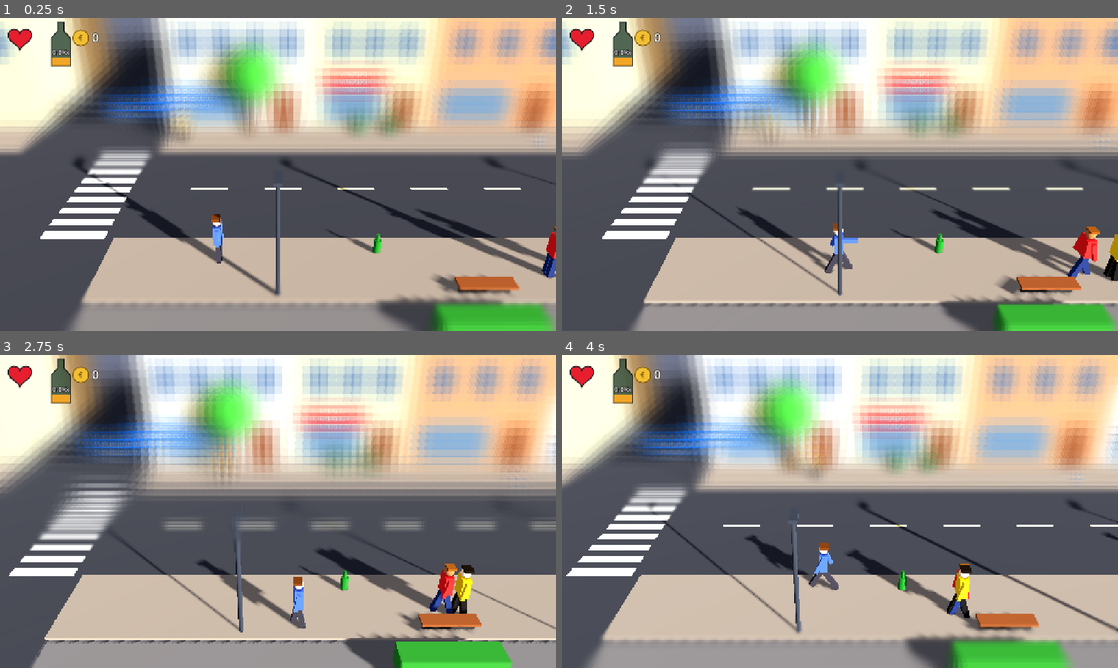
Above: before the commit, frames 1-4 (two rows, left to right).
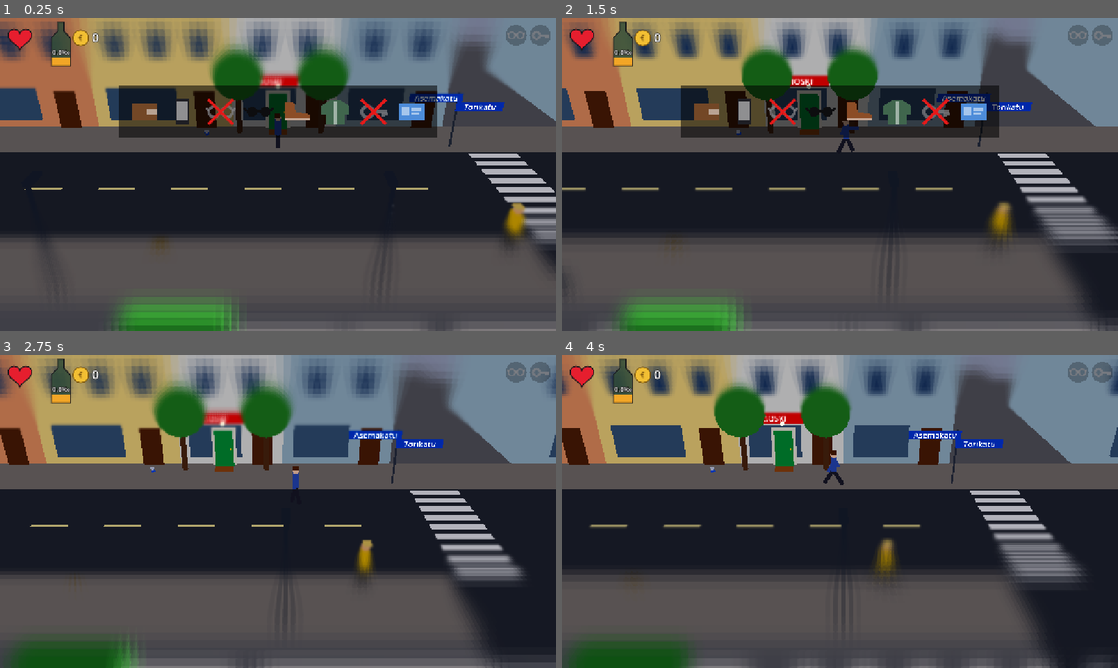
Above: after the commit, the same moments.

Repository: Ecculi/GoodMorningMoonshine
Game: Godot game, scene res://scenes/main.tscn
The game is run twice, just before and just after one commit, with the same random seed, the same clock (stepped at 60 frames per second) and the same inputs.
Inputs:
- Up to frame 1 (0.25 s): no input
- Up to frame 2 (1.5 s): tap Enter at 0.5 s; hold Right (move_right) 0.53-1.28 s; hold Space (action) 0.53-1.28 s; hold Down (move_down) from 1.28 s (still down); tap Space (action) at 1.35 s
- Up to frame 3 (2.75 s): release Down (move_down) at 2.03 s; hold Right (move_right) from 2.03 s (still down); hold Space (action) from 2.03 s (still down); tap Z at 2.1 s
- Up to frame 4 (4 s): release Right (move_right) at 2.78 s; release Space (action) at 2.78 s; hold Up (move_up) 2.78-3.53 s; tap Enter at 2.85 s; tap Space (action) at 3.05 s; hold Left (move_left) from 3.53 s (still down); hold Space (action) from 3.53 s (still down)

The runs differ from the first frame. In frame 1, 89% of the frame differs, in the area x 0-100%, y 0-100%; in frame 2, 90%; in frame 3, 92%; in frame 4, 92%.

Commit message:
Home and lost belongings: the core day loop
Home door placed per game, day starts there; morning pocket check and
lost-item icons (forgotten when very drunk); lost items placed near home
within a radius that grows daily, grey until close (closer without
glasses); found items go straight back; entering home ends the day
(stairwell without keys); no shoes = slower; all-found bonus.

Co-Authored-By: Claude Opus 5.5 <noreply@anthropic.com>
Claude-Session: https://claude.ai/code/session_014p1PebUFuQA4D9T8dUNWSx

Diff:
--- a/localization/strings.csv
+++ b/localization/strings.csv
@@ -7,3 +7,5 @@
 DAY_N,Päivä %d
 SCORE,Pisteet %d
 SIGN_KIOSK,KIOSKI
+SLEEP_HOME,Kotona omassa sängyssä
+SLEEP_STAIRS,Avaimet hukassa – nukkui rappukäytävässä
--- a/scripts/block_builder.gd
+++ b/scripts/block_builder.gd
@@ -19,7 +19,8 @@
 	Color(0.72, 0.45, 0.36), Color(0.9, 0.9, 0.85), Color(0.62, 0.7, 0.72), Color(0.88, 0.72, 0.5)]
 
 
-static func build(seg: Vector3i) -> Node3D:
+## `home_x` is the x of the player's home door if home is in this block.
+static func build(seg: Vector3i, home_x := INF) -> Node3D:
 	var root := Node3D.new()
 	root.name = "Block"
 	var rng := RandomNumberGenerator.new()
@@ -30,6 +31,8 @@
 		_sea(root)
 	else:
 		_buildings(root, rng)
+		if home_x != INF:
+			_home_door(root, home_x)
 	_props(root, rng, sea)
 	_signs(root, seg)
 	return root
@@ -116,6 +119,19 @@
 		root.add_child(l)
 
 
+## Home: a green door with a doormat and a warm lamp above it.
+static func _home_door(root: Node3D, x: float) -> void:
+	_box(root, Vector3(x, 1.15, -7.9), Vector3(1.3, 2.3, 0.14), Color(0.92, 0.9, 0.82))
+	_box(root, Vector3(x, 1.1, -7.84), Vector3(1.0, 2.1, 0.12), Color(0.15, 0.55, 0.3))
+	_box(root, Vector3(x + 0.35, 1.1, -7.76), Vector3(0.08, 0.08, 0.06), Color(0.9, 0.8, 0.3))
+	_box(root, Vector3(x, 0.14, -7.3), Vector3(1.0, 0.03, 0.6), Color(0.55, 0.35, 0.2))
+	var lamp := _sphere(root, Vector3(x, 2.55, -7.75), 0.12, Color(1.0, 0.85, 0.4))
+	var m: StandardMaterial3D = lamp.material_override
+	m.emission_enabled = true
+	m.emission = Color(1.0, 0.8, 0.4)
+	m.emission_energy_multiplier = 2.0
+
+
 static func _props(root: Node3D, rng: RandomNumberGenerator, sea: bool) -> void:
 	var x := -40.0
 	while x <= 40.0:
--- a/scripts/game_state.gd
+++ b/scripts/game_state.gd
@@ -1,6 +1,9 @@
 extends Node
 ## Global game state: the character's condition, the clock and the
 ## "time only moves when the player does something" rule.
+
+const CityMap = preload("res://scripts/city_map.gd")
+const LostItems = preload("res://scripts/lost_items.gd")
 
 signal day_ended(cause: String)
 signal player_died(cause: String)
@@ -39,9 +42,22 @@
 ## True during death and day-change screens.
 var over := false
 
+## Home for this game: block and the door's x position in it.
+var home_seg := CityMap.START
+var home_x := 0.0
+## Ids of belongings that are lost (see lost_items.gd).
+var lost: Array = []
+## Where each lost item lies today: id -> [segment, position].
+var placements := {}
+## Where the character slept: "home", "stairs" or "street".
+var sleep_place := "home"
+var bonus := 0
+var rng := RandomNumberGenerator.new()
+
 
 func _ready() -> void:
 	process_mode = Node.PROCESS_MODE_ALWAYS
+	rng.randomize()
 	_setup_input()
 	TranslationServer.set_locale("fi")
 
@@ -68,8 +84,10 @@
 	elif health <= 0.0:
 		_die("HEADLINE_BEATEN")
 	elif promille > PROMILLE_PASS_OUT:
+		sleep_place = "street"
 		_end_day("SLEEP_PASSOUT")
 	elif clock_min >= DAY_END_MIN:
+		sleep_place = "street"
 		_end_day("SLEEP_NIGHT")
 
 
@@ -91,7 +109,31 @@
 	var total := 0
 	for d in range(1, day):
 		total += d * 1000
-	return total + money * 100
+	var owned := LostItems.IDS.size() - lost.size()
+	return total + money * 100 + owned * 100 + bonus
+
+
+func is_lost(id: String) -> bool:
+	return lost.has(id)
+
+
+func find_item(id: String) -> void:
+	lost.erase(id)
+	placements.erase(id)
+
+
+## Entering the home door ends the day. Without keys the character sleeps
+## in the stairwell outside the door.
+func go_home() -> void:
+	if lost.is_empty():
+		bonus += 500
+	sleep_place = "stairs" if is_lost("keys") else "home"
+	_end_day("SLEEP_STAIRS" if sleep_place == "stairs" else "SLEEP_HOME")
+
+
+## Search radius in grid units around home; grows every day.
+func search_radius() -> float:
+	return 1.0 + float(day)
 
 
 func new_game() -> void:
@@ -101,18 +143,73 @@
 	money = 0
 	clock_min = DAY_START_MIN
 	busy_time = 0.0
+	bonus = 0
+	sleep_place = "home"
+	home_seg = CityMap.random_segment(rng)
+	while CityMap.far_side_is_sea(home_seg):
+		home_seg = CityMap.random_segment(rng)
+	home_x = rng.randf_range(-11.0, 11.0)
+	lost.clear()
+	_lose_items()
+	_place_lost_items()
 	over = false
 
 
-## Sleeping on the street is short, so more alcohol is left in the blood.
+## A short or bad sleep leaves more alcohol in the blood and heals less.
 func new_day() -> void:
 	var at_sleep := promille
 	day += 1
-	promille = clampf(0.5 + maxf(at_sleep - 1.0, 0.0) * 0.5, 0.3, 2.0)
-	health = minf(100.0, health + 35.0)
+	match sleep_place:
+		"home":
+			promille = clampf(0.4 + maxf(at_sleep - 1.5, 0.0) * 0.3, 0.3, 1.5)
+			health = minf(100.0, health + 60.0)
+		"stairs":
+			promille = clampf(0.5 + maxf(at_sleep - 1.2, 0.0) * 0.4, 0.3, 1.8)
+			health = minf(100.0, health + 40.0)
+		_:
+			promille = clampf(0.5 + maxf(at_sleep - 1.0, 0.0) * 0.5, 0.3, 2.0)
+			health = minf(100.0, health + 35.0)
 	clock_min = DAY_START_MIN
 	busy_time = 0.0
+	_lose_items()
+	_place_lost_items()
 	over = false
+
+
+## Every night new things get lost; earlier lost ones stay lost.
+func _lose_items() -> void:
+	var count := rng.randi_range(1, 2) if day == 1 else 1 + (1 if day >= 4 and rng.randf() < 0.5 else 0)
+	var pool: Array = []
+	for id in LostItems.IDS:
+		if not lost.has(id):
+			pool.append(id)
+	pool.shuffle()
+	for i in mini(count, pool.size()):
+		lost.append(pool[i])
+
+
+## Lost items lie in blocks near home; the area grows day by day.
+## They are placed anew every morning.
+func _place_lost_items() -> void:
+	placements.clear()
+	var radius := search_radius()
+	var home_c := _seg_center(home_seg)
+	for id in lost:
+		var seg := home_seg
+		for attempt in 300:
+			var cand := CityMap.random_segment(rng)
+			var d := absf(_seg_center(cand).x - home_c.x) + absf(_seg_center(cand).y - home_c.y)
+			if d <= radius and cand != home_seg:
+				seg = cand
+				break
+		var z := rng.randf_range(-7.0, -5.6) if rng.randf() < 0.5 else rng.randf_range(3.2, 5.0)
+		placements[id] = [seg, Vector3(rng.randf_range(-14.0, 14.0), 0.0, z)]
+
+
+func _seg_center(seg: Vector3i) -> Vector2:
+	if seg.x == 0:
+		return Vector2(seg.z + 0.5, seg.y)
+	return Vector2(seg.y, seg.z + 0.5)
 
 
 func format_promille(p: float) -> String:
--- a/scripts/hud.gd
+++ b/scripts/hud.gd
@@ -1,4 +1,7 @@
 extends Control
+
+const LostItems = preload("res://scripts/lost_items.gd")
+const POCKET_TIME := 2.4
 ## Health heart (colour drains away, no number), alcohol in per mille
 ## inside a bottle icon, money, throw charge, and the full-screen cards
 ## for day changes and death (newspaper headline).
@@ -11,6 +14,9 @@
 
 var _hurt := 0.0
 var _fade := 0.0
+var _pocket_t := 0.0
+## Belongings that were missing this morning (found ones turn coloured).
+var _today: Array = []
 
 
 func _ready() -> void:
@@ -33,6 +39,12 @@
 	mode = ""
 
 
+## Morning: the character pats their pockets; missing things are crossed out.
+func show_pocket_check() -> void:
+	_today = GameState.lost.duplicate()
+	_pocket_t = POCKET_TIME
+
+
 ## Quick fade from black when the view changes to another block.
 func fade_in() -> void:
 	_fade = 1.0
@@ -41,6 +53,7 @@
 func _process(delta: float) -> void:
 	_hurt = maxf(0.0, _hurt - delta)
 	_fade = maxf(0.0, _fade - delta * 4.0)
+	_pocket_t = maxf(0.0, _pocket_t - delta)
 	card_time += delta
 	queue_redraw()
 
@@ -57,6 +70,9 @@
 	_draw_bottle(Vector2(118, 10), GameState.promille, font)
 	_draw_coin(Vector2(186, 46), GameState.money, font)
 	_draw_charge()
+	_draw_lost_list(vs)
+	if _pocket_t > 0.0 and mode == "":
+		_draw_pocket_check(vs)
 
 	if mode == "day":
 		draw_rect(Rect2(Vector2.ZERO, vs), Color(0, 0, 0, clampf(card_time * 2.0, 0.0, 0.9)))
@@ -187,3 +203,45 @@
 	draw_rect(Rect2(c + Vector2(4, 36) * s, Vector2(16, 40) * s), Color(0.2, 0.2, 0.22))
 	# Bottle in hand.
 	draw_rect(Rect2(c + Vector2(28, -6) * s, Vector2(10, 26) * s), Color(0.18, 0.42, 0.2))
+
+
+## Heavy drinking makes the character forget what they were looking for.
+func _forgotten(id: String) -> bool:
+	var p := GameState.promille
+	if p <= GameState.PROMILLE_DRUNK:
+		return false
+	var level := 1 if p < 2.6 else (2 if p < 3.1 else 3)
+	return (LostItems.IDS.find(id) % 3) < level
+
+
+func _draw_lost_list(vs: Vector2) -> void:
+	var size := 44.0
+	var x := vs.x - 36.0
+	for i in range(_today.size() - 1, -1, -1):
+		var id: String = _today[i]
+		var c := Vector2(x, 40)
+		draw_circle(c, size * 0.55, Color(0, 0, 0, 0.25))
+		var m := "own"
+		if GameState.is_lost(id):
+			m = "blob" if _forgotten(id) else "lost"
+		LostItems.draw_icon(self, id, c, size, m)
+		x -= size + 12.0
+
+
+func _draw_pocket_check(vs: Vector2) -> void:
+	var a := clampf(_pocket_t / 0.4, 0.0, 1.0)
+	var ids: Array = LostItems.IDS
+	var size := 70.0
+	var gap := 18.0
+	var total := ids.size() * size + (ids.size() - 1) * gap
+	var r := Rect2(Vector2((vs.x - total) * 0.5 - 24, vs.y * 0.3 - 60), Vector2(total + 48, 120))
+	draw_rect(r, Color(0, 0, 0, 0.55 * a))
+	for i in ids.size():
+		var id: String = ids[i]
+		var c := Vector2(r.position.x + 24 + size * 0.5 + i * (size + gap), r.get_center().y)
+		var missing := _today.has(id)
+		LostItems.draw_icon(self, id, c, size, "lost" if missing else "own")
+		if missing:
+			var red := Color(0.9, 0.1, 0.1, a)
+			draw_line(c - Vector2(size, size) * 0.4, c + Vector2(size, size) * 0.4, red, 6.0, true)
+			draw_line(c + Vector2(-size, size) * 0.4, c + Vector2(size, -size) * 0.4, red, 6.0, true)
--- /dev/null
+++ b/scripts/lost_item_node.gd
@@ -0,0 +1,41 @@
+extends Node3D
+## One of the player's lost belongings lying in the street. From afar it
+## is only a grey shape; it gets its real colours when the player is close
+## (closer without glasses).
+
+const LostItems = preload("res://scripts/lost_items.gd")
+
+var id := ""
+var main
+var _model: Node3D
+var _grey := StandardMaterial3D.new()
+var _revealed := false
+
+
+func setup(item_id: String) -> void:
+	id = item_id
+	_model = LostItems.build_mesh(id)
+	_model.scale = Vector3.ONE * 2.2
+	add_child(_model)
+	_grey.albedo_color = Color(0.45, 0.45, 0.47)
+	_grey.roughness = 1.0
+	_set_revealed(false)
+
+
+func _process(_delta: float) -> void:
+	var p: Vector3 = main.player.position
+	var d := Vector2(p.x - position.x, p.z - position.z).length()
+	var reach := LostItems.REVEAL_DIST_NO_GLASSES if GameState.is_lost("glasses") else LostItems.REVEAL_DIST
+	var want := d < reach
+	if want != _revealed:
+		_set_revealed(want)
+
+
+func _set_revealed(on: bool) -> void:
+	_revealed = on
+	for c in _model.get_children():
+		if c is MeshInstance3D:
+			c.material_overlay = null
+			c.transparency = 0.0
+			if not on:
+				c.material_overlay = _grey
--- /dev/null
+++ b/scripts/lost_items.gd
@@ -0,0 +1,111 @@
+extends RefCounted
+## The character's own belongings that can get lost overnight: their ids,
+## HUD icons (no text) and 3D models.
+
+const IDS := ["wallet", "phone", "glasses", "sunglasses", "shoes", "jacket", "keys", "idcard"]
+
+## How close a lost item must be before it is recognisable (metres).
+const REVEAL_DIST := 4.0
+const REVEAL_DIST_NO_GLASSES := 1.6
+
+const COLORS := {
+	"wallet": Color(0.45, 0.28, 0.15),
+	"phone": Color(0.12, 0.12, 0.14),
+	"glasses": Color(0.15, 0.15, 0.18),
+	"sunglasses": Color(0.05, 0.05, 0.06),
+	"shoes": Color(0.55, 0.3, 0.15),
+	"jacket": Color(0.25, 0.4, 0.3),
+	"keys": Color(0.85, 0.75, 0.3),
+	"idcard": Color(0.3, 0.55, 0.85),
+}
+
+
+## Draws the icon for `id` centred at `c`. `mode`: "own" (in colour),
+## "lost" (grey), "blob" (forgotten: just a grey smudge).
+static func draw_icon(ci: CanvasItem, id: String, c: Vector2, s: float, mode: String) -> void:
+	if mode == "blob":
+		ci.draw_circle(c, s * 0.42, Color(0.55, 0.55, 0.58, 0.8))
+		ci.draw_circle(c + Vector2(s * 0.18, -s * 0.12), s * 0.22, Color(0.55, 0.55, 0.58, 0.8))
+		return
+	var col: Color = COLORS[id] if mode == "own" else Color(0.5, 0.5, 0.52, 0.75)
+	var light := col.lightened(0.5) if mode == "own" else Color(0.7, 0.7, 0.72, 0.75)
+	var w := maxf(2.0, s * 0.08)
+	match id:
+		"wallet":
+			ci.draw_rect(Rect2(c - Vector2(s * 0.4, s * 0.28), Vector2(s * 0.8, s * 0.56)), col)
+			ci.draw_rect(Rect2(c + Vector2(s * 0.1, -s * 0.1), Vector2(s * 0.3, s * 0.2)), light)
+		"phone":
+			ci.draw_rect(Rect2(c - Vector2(s * 0.22, s * 0.42), Vector2(s * 0.44, s * 0.84)), col)
+			ci.draw_rect(Rect2(c - Vector2(s * 0.17, s * 0.34), Vector2(s * 0.34, s * 0.6)), light)
+		"glasses", "sunglasses":
+			var fill := id == "sunglasses"
+			for sx in [-1.0, 1.0]:
+				if fill:
+					ci.draw_circle(c + Vector2(sx * s * 0.22, 0), s * 0.17, col)
+				else:
+					ci.draw_arc(c + Vector2(sx * s * 0.22, 0), s * 0.17, 0, TAU, 20, col, w, true)
+			ci.draw_line(c + Vector2(-s * 0.06, -s * 0.03), c + Vector2(s * 0.06, -s * 0.03), col, w)
+			ci.draw_line(c + Vector2(-s * 0.39, -s * 0.03), c + Vector2(-s * 0.48, -s * 0.12), col, w)
+			ci.draw_line(c + Vector2(s * 0.39, -s * 0.03), c + Vector2(s * 0.48, -s * 0.12), col, w)
+		"shoes":
+			ci.draw_colored_polygon(PackedVector2Array([c + Vector2(-s * 0.4, -s * 0.3), c + Vector2(-s * 0.1, -s * 0.3),
+				c + Vector2(-s * 0.05, 0), c + Vector2(s * 0.42, s * 0.08), c + Vector2(s * 0.42, s * 0.25),
+				c + Vector2(-s * 0.4, s * 0.25)]), col)
+			ci.draw_rect(Rect2(c + Vector2(-s * 0.4, s * 0.18), Vector2(s * 0.82, s * 0.08)), light)
+		"jacket":
+			ci.draw_colored_polygon(PackedVector2Array([c + Vector2(-s * 0.15, -s * 0.4), c + Vector2(s * 0.15, -s * 0.4),
+				c + Vector2(s * 0.45, -s * 0.2), c + Vector2(s * 0.45, s * 0.1), c + Vector2(s * 0.3, s * 0.1),
+				c + Vector2(s * 0.3, s * 0.42), c + Vector2(-s * 0.3, s * 0.42), c + Vector2(-s * 0.3, s * 0.1),
+				c + Vector2(-s * 0.45, s * 0.1), c + Vector2(-s * 0.45, -s * 0.2)]), col)
+			ci.draw_line(c + Vector2(0, -s * 0.35), c + Vector2(0, s * 0.42), light, w)
+		"keys":
+			ci.draw_arc(c + Vector2(-s * 0.2, 0), s * 0.18, 0, TAU, 20, col, w * 1.3, true)
+			ci.draw_line(c + Vector2(-s * 0.02, 0), c + Vector2(s * 0.45, 0), col, w * 1.3)
+			ci.draw_line(c + Vector2(s * 0.3, 0), c + Vector2(s * 0.3, s * 0.15), col, w * 1.3)
+			ci.draw_line(c + Vector2(s * 0.42, 0), c + Vector2(s * 0.42, s * 0.12), col, w * 1.3)
+		"idcard":
+			ci.draw_rect(Rect2(c - Vector2(s * 0.42, s * 0.28), Vector2(s * 0.84, s * 0.56)), col)
+			ci.draw_rect(Rect2(c + Vector2(-s * 0.34, -s * 0.18), Vector2(s * 0.24, s * 0.32)), light)
+			ci.draw_line(c + Vector2(0, -s * 0.08), c + Vector2(s * 0.32, -s * 0.08), light, w)
+			ci.draw_line(c + Vector2(0, s * 0.06), c + Vector2(s * 0.26, s * 0.06), light, w)
+
+
+## A small 3D model of the item lying on the ground.
+static func build_mesh(id: String) -> Node3D:
+	var root := Node3D.new()
+	var col: Color = COLORS[id]
+	match id:
+		"wallet":
+			_box(root, Vector3(0, 0.03, 0), Vector3(0.22, 0.05, 0.15), col)
+		"phone":
+			_box(root, Vector3(0, 0.015, 0), Vector3(0.16, 0.02, 0.3), col)
+			_box(root, Vector3(0, 0.03, 0), Vector3(0.13, 0.005, 0.25), Color(0.3, 0.45, 0.6))
+		"glasses", "sunglasses":
+			for sx in [-1.0, 1.0]:
+				_box(root, Vector3(sx * 0.08, 0.04, 0), Vector3(0.12, 0.07, 0.02), col if id == "sunglasses" else Color(0.7, 0.8, 0.85))
+			_box(root, Vector3(0, 0.07, 0), Vector3(0.3, 0.02, 0.02), col)
+		"shoes":
+			for sz in [-1.0, 1.0]:
+				_box(root, Vector3(0, 0.06, sz * 0.08), Vector3(0.3, 0.12, 0.11), col)
+		"jacket":
+			_box(root, Vector3(0, 0.04, 0), Vector3(0.6, 0.08, 0.5), col)
+		"keys":
+			_box(root, Vector3(0, 0.02, 0), Vector3(0.16, 0.03, 0.05), col)
+			_box(root, Vector3(-0.1, 0.02, 0), Vector3(0.06, 0.03, 0.08), col)
+		"idcard":
+			_box(root, Vector3(0, 0.01, 0), Vector3(0.2, 0.01, 0.13), col)
+	return root
+
+
+static func _box(root: Node3D, pos: Vector3, size: Vector3, c: Color) -> MeshInstance3D:
+	var mi := MeshInstance3D.new()
+	var bm := BoxMesh.new()
+	bm.size = size
+	mi.mesh = bm
+	var m := StandardMaterial3D.new()
+	m.albedo_color = c
+	m.roughness = 0.6
+	mi.material_override = m
+	mi.position = pos
+	root.add_child(mi)
+	return mi
--- a/scripts/main.gd
+++ b/scripts/main.gd
@@ -11,6 +11,7 @@
 const TouchControls = preload("res://scripts/touch_controls.gd")
 const CityMap = preload("res://scripts/city_map.gd")
 const BlockBuilder = preload("res://scripts/block_builder.gd")
+const LostItemNode = preload("res://scripts/lost_item_node.gd")
 const TILT_SHIFT = preload("res://shaders/tilt_shift.gdshader")
 
 const BLOCK_HALF := BlockBuilder.BLOCK_HALF
@@ -37,6 +38,7 @@
 var segment: Vector3i = CityMap.START
 var npcs: Array = []
 var items: Array = []
+var lost_nodes: Array = []
 var rng := RandomNumberGenerator.new()
 
 ## Items left on the ground in blocks visited today: key -> [[kind, pos, value], ...].
@@ -76,8 +78,8 @@
 	_update_focus(delta)
 	tilt_mat.set_shader_parameter("drunk",
 		clampf((GameState.promille - GameState.PROMILLE_DRUNK) / 1.5, 0.0, 1.0))
+	_check_lost_pickups()
 	if hud.mode == "dead" and hud.card_time > 1.0 and Input.is_action_just_pressed("action"):
-		GameState.new_game()
 		_new_game()
 		hud.hide_card()
 
@@ -136,7 +138,7 @@
 	segment = seg
 	if level != null:
 		level.queue_free()
-	level = BlockBuilder.build(seg)
+	level = BlockBuilder.build(seg, GameState.home_x if seg == GameState.home_seg else INF)
 	add_child(level)
 	player.position = pos
 	player.facing = facing
@@ -145,6 +147,9 @@
 
 
 func _clear_block_content() -> void:
+	for ln in lost_nodes:
+		ln.queue_free()
+	lost_nodes.clear()
 	for n in npcs:
 		n.queue_free()
 	npcs.clear()
@@ -183,6 +188,43 @@
 			spawn_item(kind, Vector3(rng.randf_range(-15.0, 15.0), 0, _random_z()), rng.randi_range(1, 3))
 	for i in rng.randi_range(2, 5):
 		_spawn_npc(false)
+	for id in GameState.placements:
+		var pl: Array = GameState.placements[id]
+		if pl[0] == segment:
+			var ln = LostItemNode.new()
+			ln.main = self
+			ln.setup(id)
+			add_child(ln)
+			ln.position = pl[1]
+			lost_nodes.append(ln)
+
+
+## Walking over one of your own lost things puts it straight back in place.
+func _check_lost_pickups() -> void:
+	if GameState.over:
+		return
+	for ln in lost_nodes.duplicate():
+		var d := Vector2(ln.position.x - player.position.x, ln.position.z - player.position.z).length()
+		if d < 0.7:
+			GameState.find_item(ln.id)
+			popup("+", ln.position + Vector3(0, 1.2, 0), Color(0.5, 1.0, 0.5))
+			lost_nodes.erase(ln)
+			ln.queue_free()
+
+
+## Short action at the home door goes inside and ends the day.
+func try_enter_door(pos: Vector3) -> bool:
+	if segment != GameState.home_seg or GameState.over:
+		return false
+	if absf(pos.x - GameState.home_x) > 0.9 or pos.z > -6.0:
+		return false
+	GameState.go_home()
+	return true
+
+
+## Where the day starts: one step out from the home door.
+func _home_door_pos() -> Vector3:
+	return Vector3(GameState.home_x, 0, -5.4)
 
 
 func _key(seg: Vector3i) -> String:
@@ -200,19 +242,27 @@
 
 # --- Game flow -------------------------------------------------------------------
 
+## A new game starts at the home door, after checking the pockets.
 func _new_game() -> void:
+	GameState.new_game()
 	_block_items.clear()
 	player.reset(Vector3.ZERO)
-	_enter_block(CityMap.random_segment(rng), Vector3(-12.0, 0, 3.8), 1)
-
-
-## The next day starts where the character fell asleep.
+	_enter_block(GameState.home_seg, _home_door_pos(), 1)
+	hud.show_pocket_check()
+
+
+## The next day starts where the character fell asleep: at home (or in the
+## stairwell outside the door), or on the street.
 func _new_day() -> void:
 	_block_items.clear()
-	var p: Vector3 = player.position
-	p.x = clampf(p.x, -BLOCK_HALF + 1.0, BLOCK_HALF - 1.0)
-	p.z = clampf(p.z, Z_MIN, Z_MAX)
-	_enter_block(segment, p, player.facing)
+	if GameState.sleep_place == "street":
+		var p: Vector3 = player.position
+		p.x = clampf(p.x, -BLOCK_HALF + 1.0, BLOCK_HALF - 1.0)
+		p.z = clampf(p.z, Z_MIN, Z_MAX)
+		_enter_block(segment, p, player.facing)
+	else:
+		_enter_block(GameState.home_seg, _home_door_pos(), 1)
+	hud.show_pocket_check()
 
 
 func _on_day_ended(cause: String) -> void:
--- a/scripts/player.gd
+++ b/scripts/player.gd
@@ -31,6 +31,8 @@
 var _clock := 0.0
 var _knock := Vector3.ZERO
 var _sway := 0.0
+## Ignore a press that was already down when the game (re)started.
+var _block_action := false
 
 
 func _ready() -> void:
@@ -44,6 +46,7 @@
 	facing = 1
 	running = false
 	_press_time = -1.0
+	_block_action = true
 	_knock = Vector3.ZERO
 	if hand_item != null and is_instance_valid(hand_item):
 		hand_item.queue_free()
@@ -81,6 +84,9 @@
 	var moving := dir.length() > 0.2
 	_update_run(dir, moving, delta)
 	var speed := RUN_SPEED if running else WALK_SPEED
+	# Without shoes walking is slower and running much harder.
+	if GameState.is_lost("shoes"):
+		speed *= 0.65 if running else 0.8
 
 	var v := Vector3.ZERO
 	if moving:
@@ -134,6 +140,10 @@
 
 
 func _handle_action(delta: float) -> void:
+	if _block_action:
+		if not Input.is_action_pressed("action"):
+			_block_action = false
+		return
 	if Input.is_action_just_pressed("action"):
 		_press_time = 0.0
 		aim = Vector2(facing, 0)
@@ -150,6 +160,8 @@
 
 
 func _short_action() -> void:
+	if main.try_enter_door(position):
+		return
 	GameState.busy_time = maxf(GameState.busy_time, 0.35)
 	var target = main.find_npc_in_front(position, facing, PUNCH_RANGE)
 	if target == null and hand_item != null and main.nearest_npc_distance(position) > 2.5:
Not shown, added: scripts/lost_item_node.gd.uid
Not shown, added: scripts/lost_items.gd.uid
Not shown, changed: DESIGN.md
